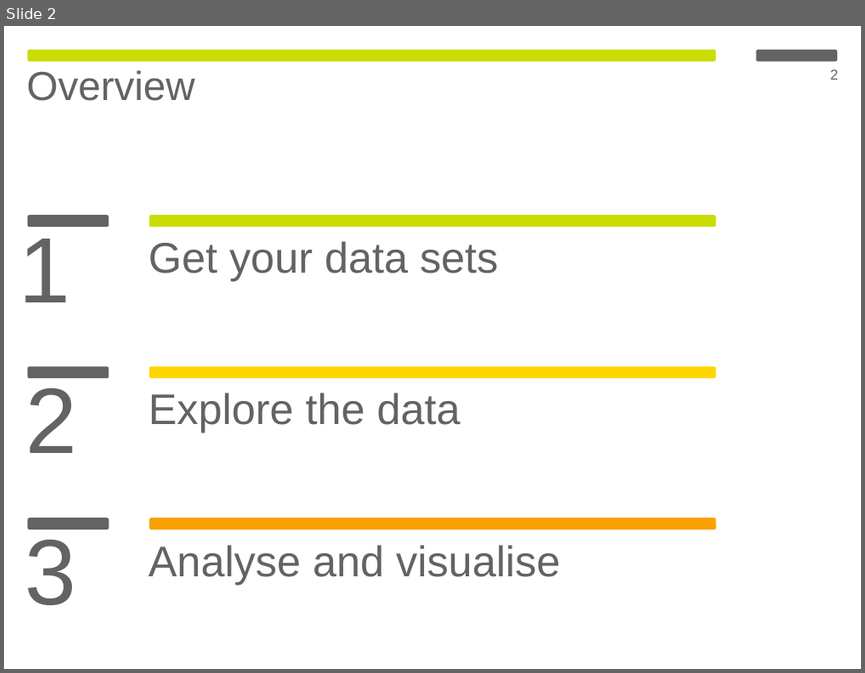
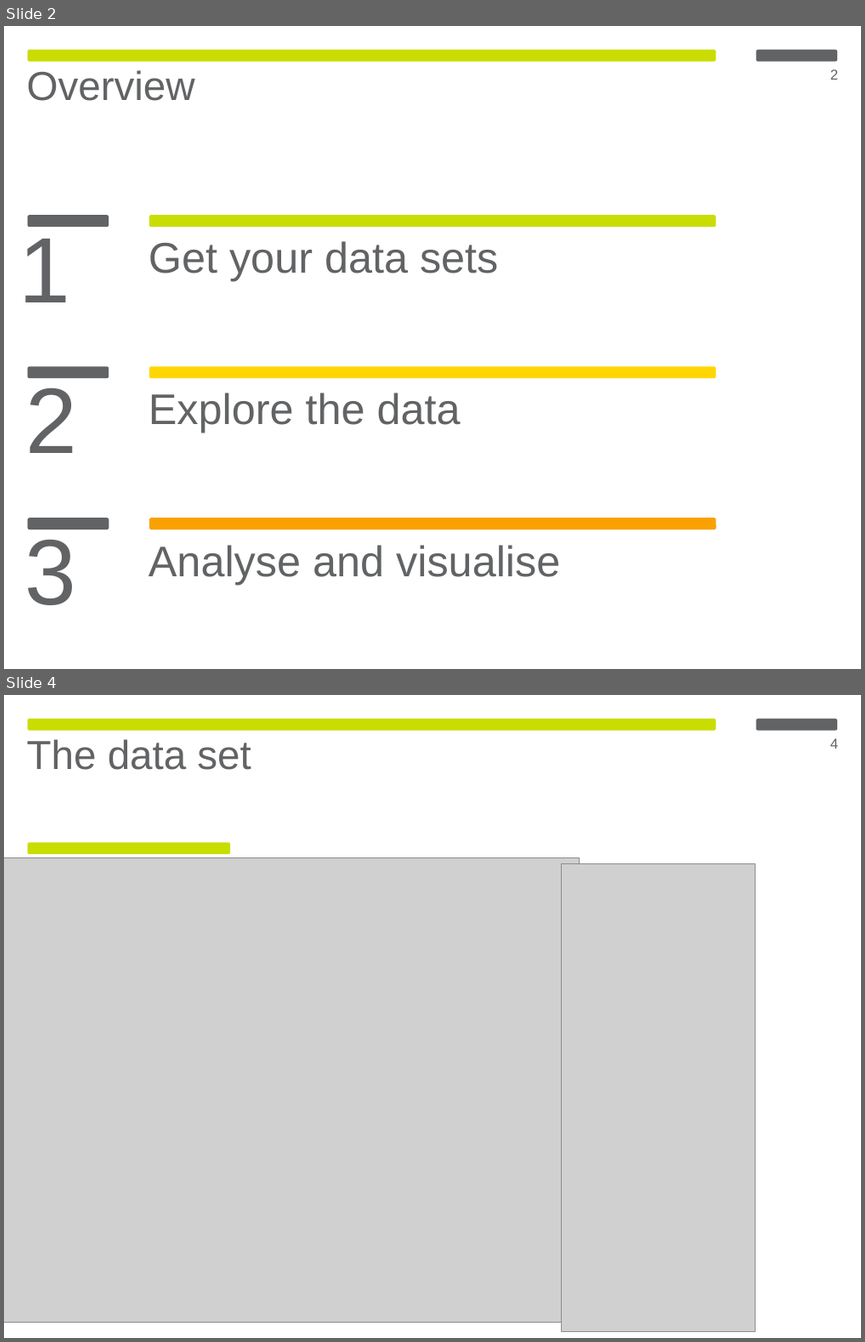
Before and after one commit to aleonidou/genexdrugdemo, a slide deck: genexdemo_slides.pptx. Shown one above the other, each under a label of ours: slide 2 before the commit, slides 2 and 4 after it; the slides between them are not shown. The pictures are 865x673 and 865x1342 pixels, drawn with LibreOffice and Linux fonts; fonts in the diff are those of the drawing; grey boxes stand for pictures. Boxes give left, top, right and bottom in pixels: in the first picture for what was removed or moved away, otherwise in the second. Text is boxed around its words. In the diff, an @@ line names an element or a change of style, - is before the commit and + after.

```diff
--- a/genexdemo_slides.pptx
+++ b/genexdemo_slides.pptx
@@ slide 4 added at [4, 695, 861, 1338], background #FFFFFF; not listed: 2 template elements that a slide beside it also shows @@
@@ text added at [27, 739, 250, 770], 34 pt, text #616365 @@
+The data set
@@ page number added at [830, 738, 838, 749], 12 pt, text #616365 @@
+4
@@ rounded rectangle added at [27, 842, 230, 854], fill #C9DD03 @@
@@ picture added at [4, 858, 579, 1322] @@
@@ picture added at [561, 864, 755, 1332] @@
```
Also in this commit, not shown: 2 slides changed, 9 other slides added, 1 slide removed, 1 other file.
